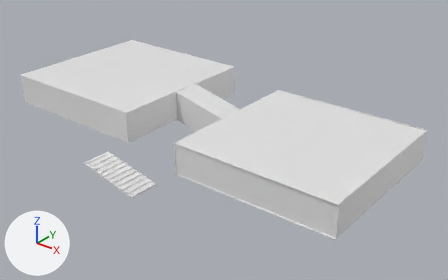
Renders of the OBJ model aeirosoft/Data/map/New Folder/map.obj from each side of a commit.
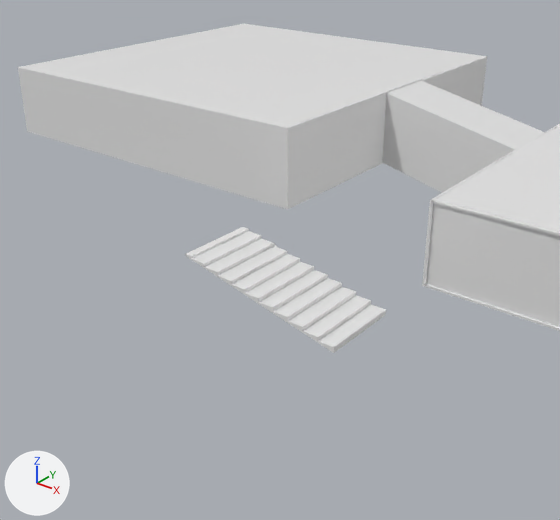
Each version appears first whole from a camera (50 mm lens) standing at (1182.0, -1074.0, 634.0) and looking at (345.0, -27.0, -15.0), and next in a close-up from a camera (50 mm lens) standing at (612.0, -726.0, 269.0) and looking at (265.0, -292.0, 0.0). Lighting does not change. The marker at lower left points along +X, +Y and +Z. Where no turn or scale is listed for an object, it has been applied to the vertices.

Names of what the first close-up shows: 'Cube.001', 'Cube.002_Cube.023', 'Cube.005_Cube.004', 'Cube.009', 'Cube.010', 'Cube.013', 'wall.001_wall', 'wall.002_Cube.020', 'wall_Cube.005'.
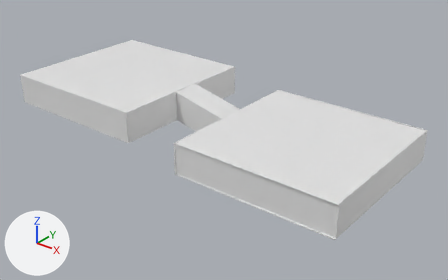
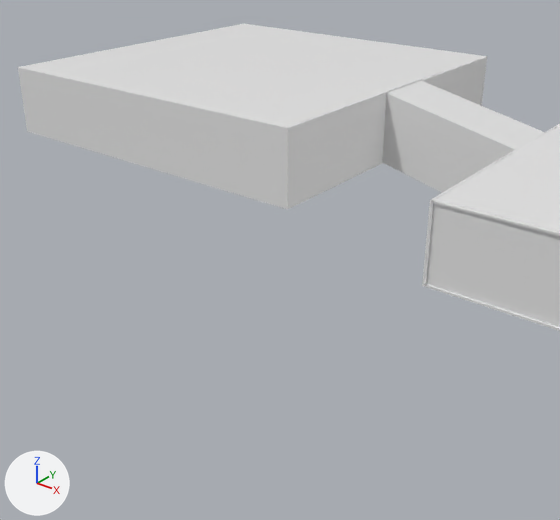
What changed in the scene script:
```text
Remove ob_cube_005_cube_004:
    ob_cube_005_cube_004 = bpy.data.objects.new('Cube.005_Cube.004', me_cube_005_cube_004)
    ob_cube_005_cube_004.location = (0.0, 0.0, 0.0)
```

Changed parts and their boxes (x1, y1, x2, y2) in the close-ups (560 x 520 px):
'Cube.005_Cube.004', deleted: before (185, 227, 386, 353)
